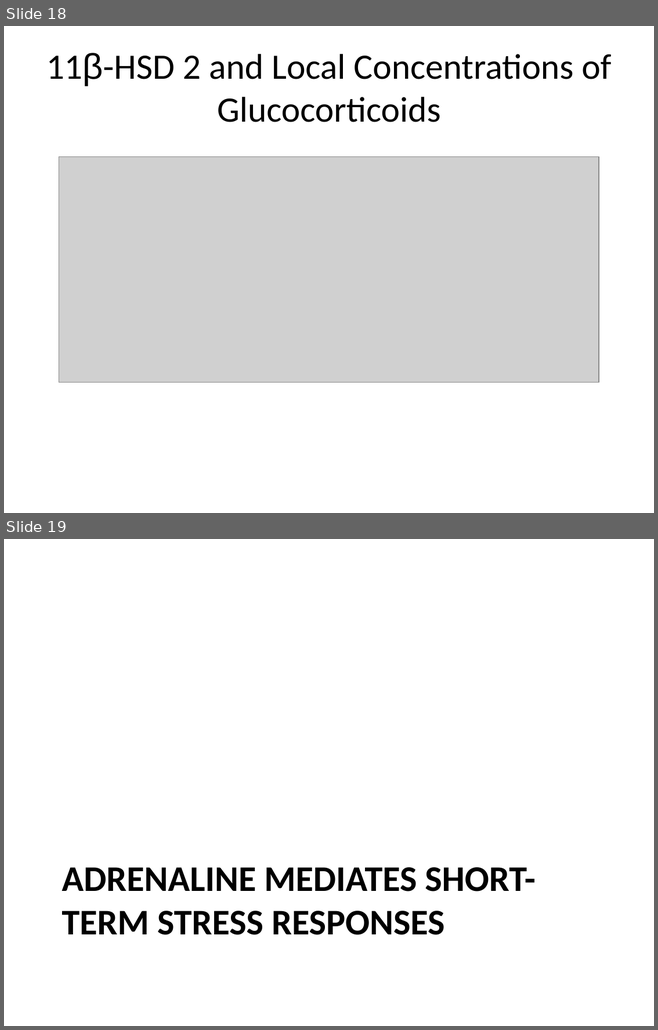
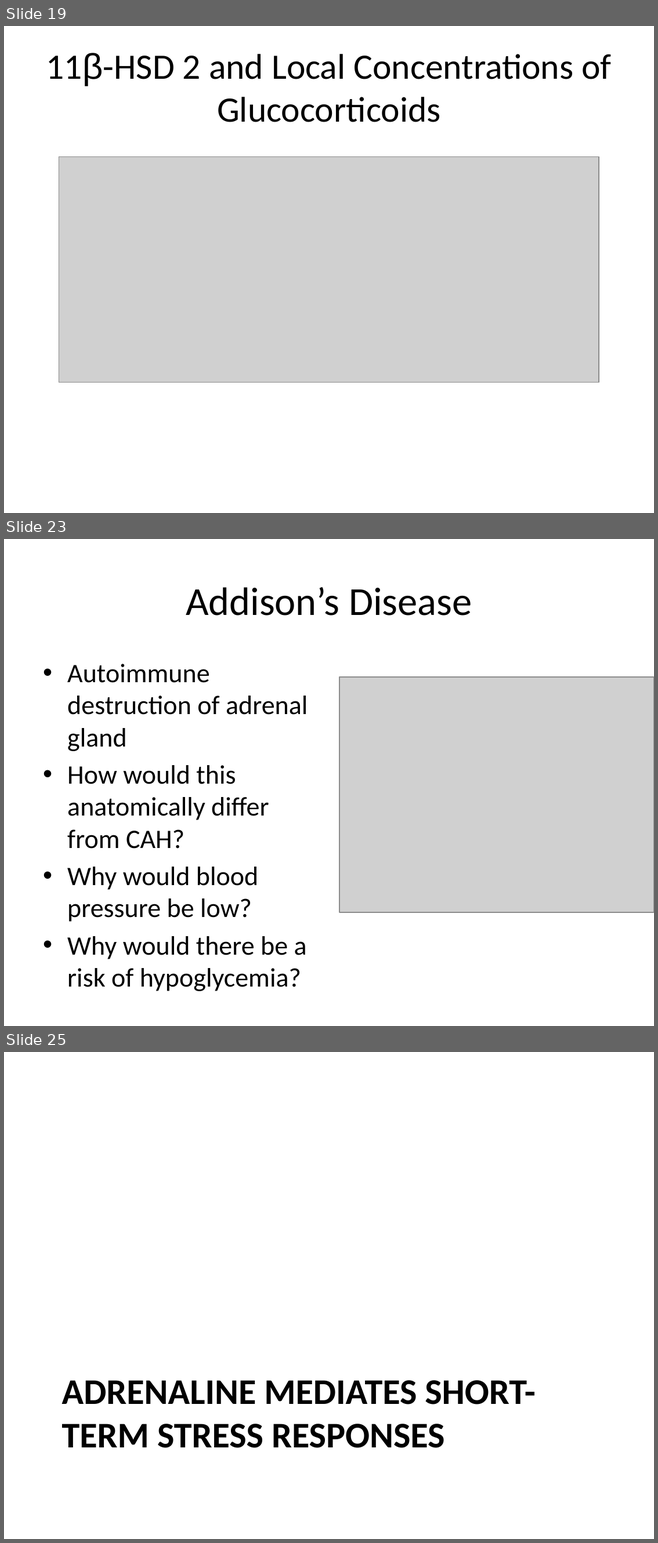
Before and after one commit to detricksnyder/TeachingLectures, a slide deck: PHYS101/adrenals-and-stress-hormones/adrenals-growth-lecture-full.pptx. Shown one above the other, each under a label of ours: slides 18 and 19 before the commit, slides 19, 23 and 25 after it; the slides between them are not shown. The pictures are 658x1030 and 658x1543 pixels, drawn with LibreOffice and Linux fonts; fonts in the diff are those of the drawing; grey boxes stand for pictures. Boxes give left, top, right and bottom in pixels: in the first picture for what was removed or moved away, otherwise in the second. Text is boxed around its words. In the diff, an @@ line names an element or a change of style, - is before the commit and + after.

```diff
--- a/PHYS101/adrenals-and-stress-hormones/adrenals-growth-lecture-full.pptx
+++ b/PHYS101/adrenals-and-stress-hormones/adrenals-growth-lecture-full.pptx
@@ slide 23 added at bbox=[4, 539, 654, 1026], background #FFFFFF @@
@@ title added at bbox=[186, 587, 471, 616], 44 pt, text #000000 @@
+Addison’s Disease
@@ text added at bbox=[67, 664, 307, 991], 29.6 pt, text #000000 @@
+• Autoimmune destruction of adrenal gland
+• How would this anatomically differ from CAH?
+• Why would blood pressure be low?
+• Why would there be a risk of hypoglycemia?
@@ picture added at bbox=[339, 676, 654, 912] @@
@@ what was slide 18 is now slide 19 @@
@@ what was slide 19 is now slide 25 @@
```
Also in this commit, not shown: 5 other slides added, 2 other files.
